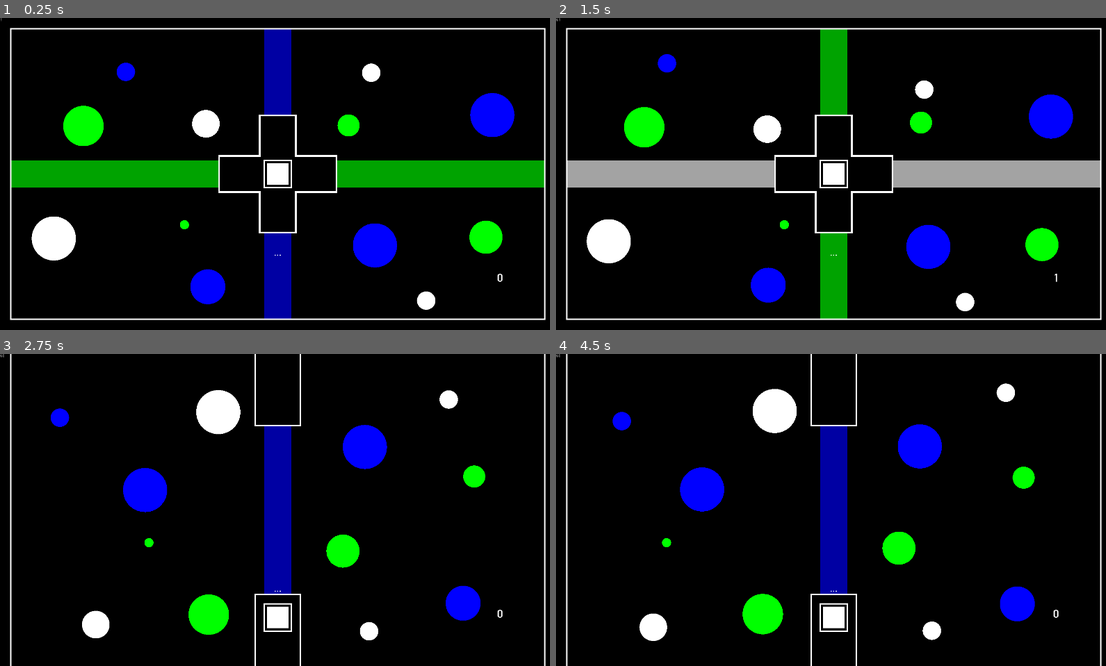
Above: before the commit, frames 1-4 (two rows, left to right).
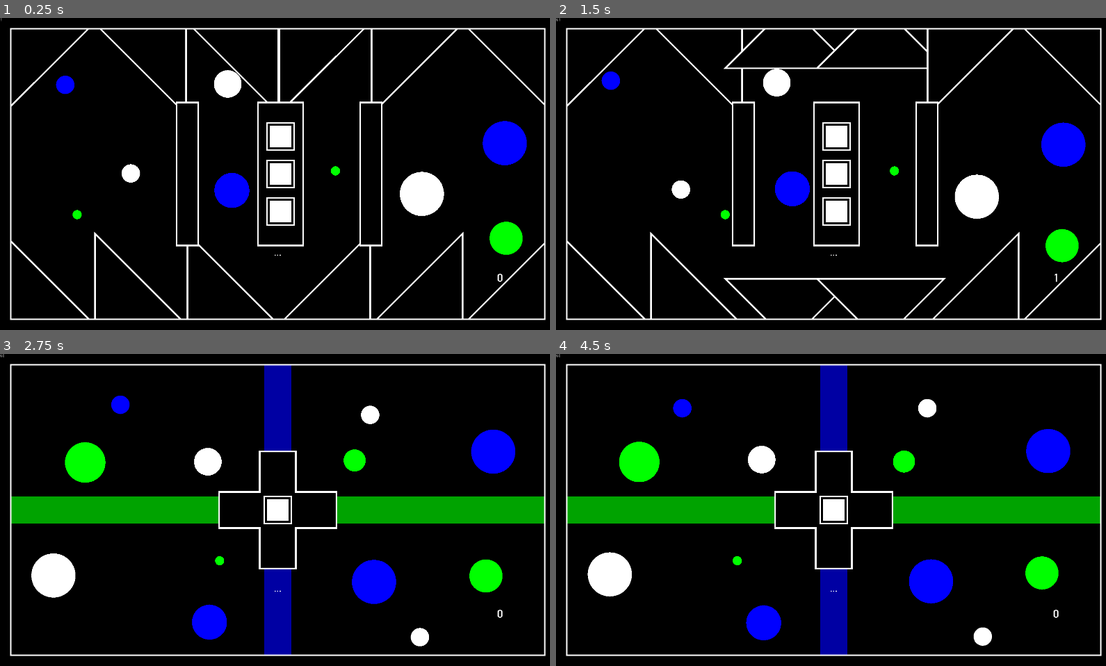
Above: after the commit, the same moments.

Repository: Dark-Gran/Spirit-Circles
Game: Godot game, scene res://src/Main.tscn
The game is run twice, just before and just after one commit, with the same random seed, the same clock (stepped at 60 frames per second) and the same inputs.
Inputs (mouse positions are in pixels of both pictures, inside the frame that each line leads up to):
- Up to frame 1 (0.25 s): no input
- Up to frame 2 (1.5 s): click (836, 174) at 0.52 s; move the mouse to (957, 158) at 1.27 s; hold Right (ui_right) from 1.28 s (still down)
- Up to frame 3 (2.75 s): tap Space (ui_accept) at 1.52, 2.27 s; move the mouse to (165, 525) at 2.02 s; release Right (ui_right) at 2.03 s; hold Left (ui_left) from 2.03 s (still down)
- Up to frame 4 (4.5 s): move the mouse to (891, 441) at 2.77 s; release Left (ui_left) at 2.78 s; hold Right (ui_right) 2.78-4.28 s; move the mouse to (803, 572) at 3.52 s; tap Space (ui_accept) at 3.77 s; move the mouse to (1001, 556) at 4.27 s; hold Left (ui_left) from 4.28 s (still down)

The runs differ from the first frame. In frame 1, 21% of the frame differs, in the area x 2-99%, y 3-97%; in frame 2, 22%; in frame 3, 23%; in frame 4, 23%, in the area x 1-100%, y 0-100%.

Commit message:
rotatables + level11 draft

Diff:
--- a/src/world/World.gd
+++ b/src/world/World.gd
@@ -21,7 +21,7 @@
 
 func _ready():
 	enable_continue(false)
-	level_id = 10
+	level_id = 11
 	move_to_level(level_id)
 
 func reload_level():
--- /dev/null
+++ b/src/world/levels/Level_011.gd
@@ -0,0 +1,18 @@
+extends Level
+
+func _ready():
+	# Mid
+	$Statics/Button.switchables.append($Statics/Rotatables/RotatableTriangle3)
+	$Statics/Button.switchables.append($Statics/Rotatables/RotatableTriangle4)
+	$Statics/Button.switchables.append($Statics/Rotatables/RotatableTriangle9)
+	$Statics/Button.switchables.append($Statics/Rotatables/RotatableTriangle10)
+	# Bottom
+	$Statics/Button2.switchables.append($Statics/Rotatables/RotatableTriangle8)
+	$Statics/Button2.switchables.append($Statics/Rotatables/RotatableTriangle9)
+	$Statics/Button2.switchables.append($Statics/Rotatables/RotatableTriangle10)
+	$Statics/Button2.switchables.append($Statics/Rotatables/RotatableTriangle11)
+	# Top
+	$Statics/Button3.switchables.append($Statics/Rotatables/RotatableTriangle2)
+	$Statics/Button3.switchables.append($Statics/Rotatables/RotatableTriangle3)
+	$Statics/Button3.switchables.append($Statics/Rotatables/RotatableTriangle4)
+	$Statics/Button3.switchables.append($Statics/Rotatables/RotatableTriangle5)
--- /dev/null
+++ b/src/world/levels/Level_011.tscn
@@ -0,0 +1,138 @@
+[gd_scene load_steps=8 format=2]
+
+[ext_resource path="res://src/world/Circle.tscn" type="PackedScene" id=1]
+[ext_resource path="res://src/world/levels/Level_011.gd" type="Script" id=2]
+[ext_resource path="res://src/world/obstacles/Wall_0.tscn" type="PackedScene" id=3]
+[ext_resource path="res://src/world/obstacles/Wall_Border.tscn" type="PackedScene" id=4]
+[ext_resource path="res://src/world/obstacles/RotatableTriangle.tscn" type="PackedScene" id=5]
+[ext_resource path="res://src/world/obstacles/Wall_Wide_0.tscn" type="PackedScene" id=6]
+[ext_resource path="res://src/world/obstacles/Button.tscn" type="PackedScene" id=7]
+
+[node name="Level" type="Node2D"]
+show_behind_parent = true
+script = ExtResource( 2 )
+
+[node name="Circles" type="Node2D" parent="."]
+
+[node name="Circle" parent="Circles" instance=ExtResource( 1 )]
+position = Vector2( 235.244, 236.904 )
+color_type = 2
+angle = 210
+size = 10.0
+
+[node name="Circle2" parent="Circles" instance=ExtResource( 1 )]
+position = Vector2( 1749.16, 757.654 )
+color_type = 1
+angle = 90
+size = 18.0
+
+[node name="Circle3" parent="Circles" instance=ExtResource( 1 )]
+position = Vector2( 1458.71, 607.135 )
+angle = 110
+size = 24.0
+
+[node name="Circle7" parent="Circles" instance=ExtResource( 1 )]
+position = Vector2( 455.883, 527.63 )
+angle = 110
+
+[node name="Circle4" parent="Circles" instance=ExtResource( 1 )]
+position = Vector2( 1742.88, 432.381 )
+color_type = 2
+angle = 30
+size = 24.0
+
+[node name="Circle5" parent="Circles" instance=ExtResource( 1 )]
+position = Vector2( 840.73, 181.398 )
+angle = 240
+size = 15.0
+
+[node name="Circle6" parent="Circles" instance=ExtResource( 1 )]
+position = Vector2( 1097.25, 529.204 )
+color_type = 1
+
+[node name="Circle8" parent="Circles" instance=ExtResource( 1 )]
+position = Vector2( 798.569, 597.776 )
+color_type = 2
+angle = -20
+size = 19.0
+
+[node name="Circle9" parent="Circles" instance=ExtResource( 1 )]
+position = Vector2( 204.764, 680.653 )
+color_type = 1
+
+[node name="Statics" type="Node2D" parent="."]
+
+[node name="Rotatables" type="Node2D" parent="Statics"]
+
+[node name="RotatableTriangle" parent="Statics/Rotatables" instance=ExtResource( 5 )]
+position = Vector2( 168.455, 177.881 )
+
+[node name="RotatableTriangle2" parent="Statics/Rotatables" instance=ExtResource( 5 )]
+position = Vector2( 485.455, 180 )
+rotation = 1.5708
+angles = PoolIntArray( 0, 90 )
+
+[node name="RotatableTriangle3" parent="Statics/Rotatables" instance=ExtResource( 5 )]
+position = Vector2( 804.854, 176.636 )
+rotation = 1.5708
+angles = PoolIntArray( 0, 90 )
+
+[node name="RotatableTriangle4" parent="Statics/Rotatables" instance=ExtResource( 5 )]
+position = Vector2( 1121.85, 176.636 )
+angles = PoolIntArray( 0, 90 )
+
+[node name="RotatableTriangle5" parent="Statics/Rotatables" instance=ExtResource( 5 )]
+position = Vector2( 1441.25, 180 )
+angles = PoolIntArray( 0, 90 )
+
+[node name="RotatableTriangle6" parent="Statics/Rotatables" instance=ExtResource( 5 )]
+position = Vector2( 1758.25, 180 )
+rotation = 1.5708
+
+[node name="RotatableTriangle7" parent="Statics/Rotatables" instance=ExtResource( 5 )]
+position = Vector2( 168.455, 900 )
+rotation = 4.71239
+
+[node name="RotatableTriangle8" parent="Statics/Rotatables" instance=ExtResource( 5 )]
+position = Vector2( 485.455, 900 )
+rotation = -1.5708
+angles = PoolIntArray( -90, -180 )
+
+[node name="RotatableTriangle9" parent="Statics/Rotatables" instance=ExtResource( 5 )]
+position = Vector2( 804.854, 900 )
+rotation = -1.5708
+angles = PoolIntArray( -90, -180 )
+
+[node name="RotatableTriangle10" parent="Statics/Rotatables" instance=ExtResource( 5 )]
+position = Vector2( 1121.85, 900 )
+rotation = -3.14159
+angles = PoolIntArray( -90, -180 )
+
+[node name="RotatableTriangle11" parent="Statics/Rotatables" instance=ExtResource( 5 )]
+position = Vector2( 1441.25, 900 )
+rotation = -3.14159
+angles = PoolIntArray( -90, -180 )
+
+[node name="RotatableTriangle12" parent="Statics/Rotatables" instance=ExtResource( 5 )]
+position = Vector2( 1758.25, 900 )
+rotation = 3.14159
+
+[node name="Wall_Border" parent="Statics" instance=ExtResource( 4 )]
+
+[node name="Wall2" parent="Statics" instance=ExtResource( 3 )]
+position = Vector2( 647.5, 540 )
+
+[node name="Wall4" parent="Statics" instance=ExtResource( 3 )]
+position = Vector2( 1282.5, 540 )
+
+[node name="Wall3" parent="Statics" instance=ExtResource( 6 )]
+position = Vector2( 970, 540 )
+
+[node name="Button" parent="Statics" instance=ExtResource( 7 )]
+position = Vector2( 970, 540 )
+
+[node name="Button3" parent="Statics" instance=ExtResource( 7 )]
+position = Vector2( 970, 410 )
+
+[node name="Button2" parent="Statics" instance=ExtResource( 7 )]
+position = Vector2( 970, 670 )
--- a/src/world/obstacles/Button.gd
+++ b/src/world/obstacles/Button.gd
@@ -5,3 +5,5 @@
 func _on_Button_pressed():
 	for s in switchables:
 		s.switch()
+		print(s.angles)
+		print(s.new_angle)
--- /dev/null
+++ b/src/world/obstacles/Rotatable.gd
@@ -0,0 +1,39 @@
+extends KinematicBody2D
+
+export (PoolIntArray) var angles
+
+var angle
+var upcoming_angle
+var new_angle
+
+const ROT_SPEED = 50
+
+func _ready():
+	angle = round(rad2deg(transform.get_rotation()))
+	upcoming_angle = angle
+	if angles.size() == 0:
+		angles.append(angle)
+
+func switch():
+	var found = false
+	for a in angles:
+		if found:
+			upcoming_angle = a
+			return found
+		elif a == upcoming_angle:
+			found = true
+	upcoming_angle = angles[0]
+	return found
+
+func _physics_process(delta):
+	if new_angle != upcoming_angle:
+		new_angle = upcoming_angle
+	if angle != upcoming_angle:
+		if round(angle) == upcoming_angle: # todo smoother stop
+			rotation = deg2rad(round(angle))
+		else:
+			var rot = ROT_SPEED * delta
+			if angle > upcoming_angle:
+				rot *= -1
+			rotate(deg2rad(rot))
+			angle = rad2deg(transform.get_rotation())
--- /dev/null
+++ b/src/world/obstacles/RotatableTriangle.tscn
@@ -0,0 +1,23 @@
+[gd_scene load_steps=3 format=2]
+
+[ext_resource path="res://src/world/obstacles/Rotatable.gd" type="Script" id=1]
+
+[sub_resource type="PrismMesh" id=1]
+left_to_right = 0.0
+size = Vector3( 20, 20, 2 )
+
+[node name="RotatableTriangle" type="KinematicBody2D"]
+scale = Vector2( 16, 16 )
+script = ExtResource( 1 )
+
+[node name="MeshInstance2D" type="MeshInstance2D" parent="."]
+mesh = SubResource( 1 )
+
+[node name="MeshInstance2D2" type="MeshInstance2D" parent="."]
+modulate = Color( 0, 0, 0, 1 )
+position = Vector2( -0.238, -0.238 )
+scale = Vector2( 0.94, 0.94 )
+mesh = SubResource( 1 )
+
+[node name="CollisionShape2D" type="CollisionPolygon2D" parent="."]
+polygon = PoolVector2Array( -10, 10, -10, -10, 10, -10 )
--- a/src/world/obstacles/Wall_Border.tscn
+++ b/src/world/obstacles/Wall_Border.tscn
@@ -5,7 +5,7 @@
 
 [sub_resource type="RectangleShape2D" id=2]
 
-[node name="Wall" type="KinematicBody2D"]
+[node name="Wall_Border" type="KinematicBody2D"]
 collision_layer = 5
 collision_mask = 0
 
